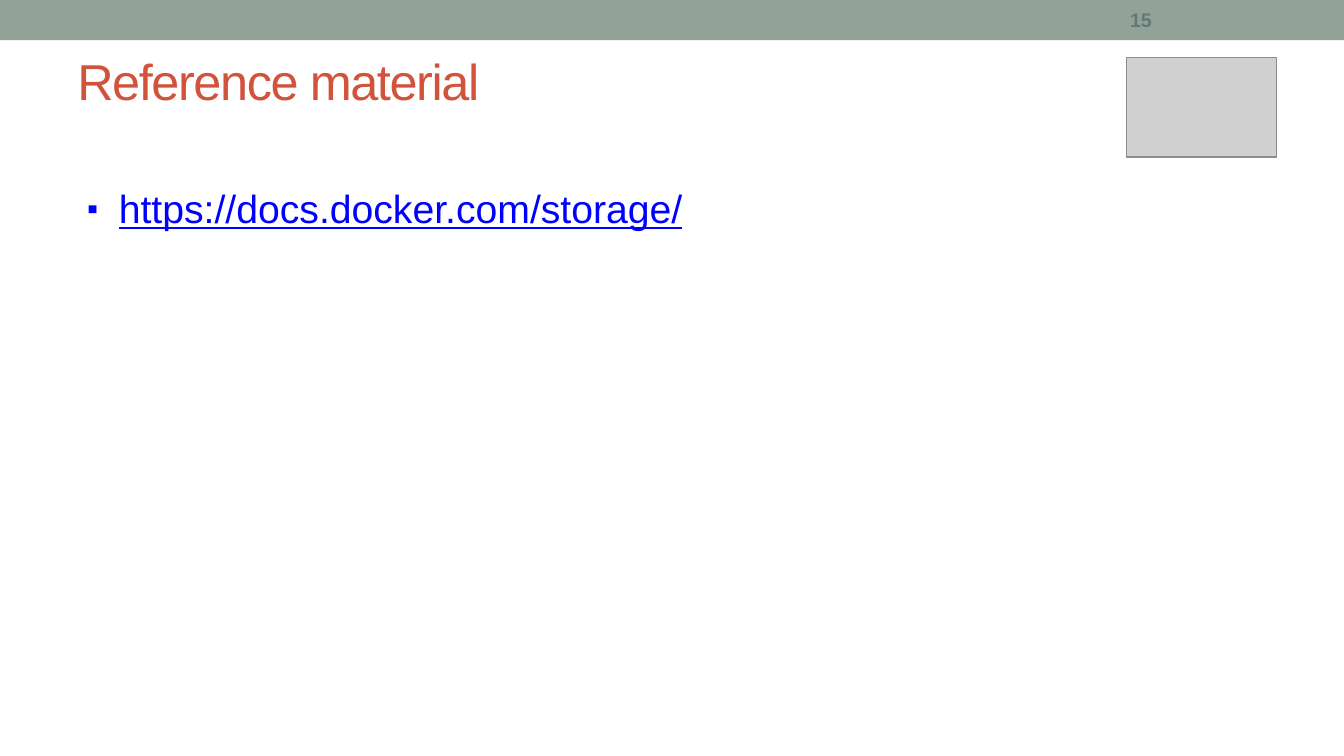
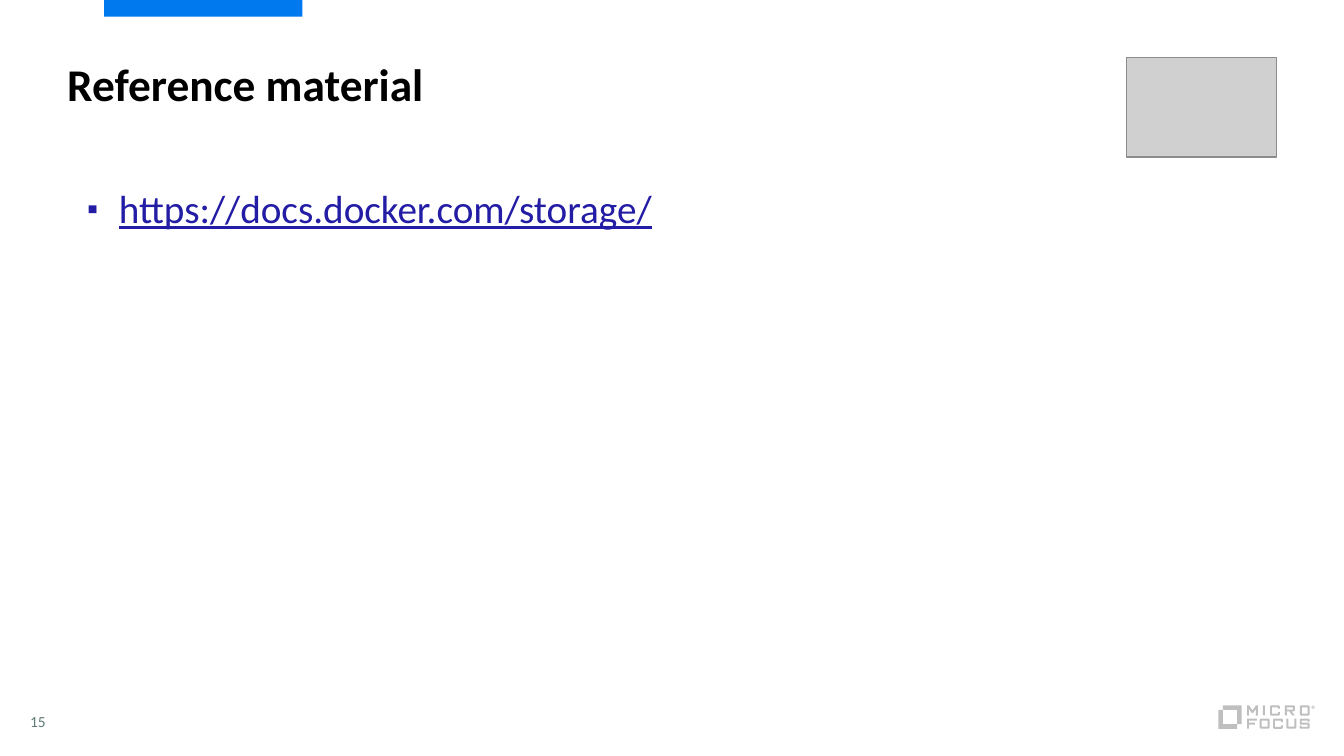
Before and after one commit to shrey-d/msrit-docker, a slide deck: slide 15 of Session_3/01_Docker_Storage.pptx. Drawn at 1344x756 pixels with LibreOffice and Linux fonts; fonts in the diff are those of the drawing; grey boxes stand for pictures. Boxes give left, top, right and bottom in pixels: in the first picture for what was removed or moved away, otherwise in the second. Text is boxed around its words. In the diff, an @@ line names an element or a change of style, - is before the commit and + after.

```diff
--- a/Session_3/01_Docker_Storage.pptx
+++ b/Session_3/01_Docker_Storage.pptx
@@ rectangle removed at [0,0,1344,40] @@
@@ rectangle added at [104,0,302,17], fill #0079EF @@
@@ title "Reference material" at [67,69,424,102]: size 36 to 32.4 pt, font Arial to Calibri, text colour #D2533C to #000000, letter spacing -1 to 0 pt, bold on; line spacing 1 to 0.9; vertical alignment middle to top @@
@@ text "https://docs.docker.com/storage/" at [119,195,652,230]: font Arial to Calibri, text colour #0000FF to #231CA5 @@
@@ page number: place and size @@
-page number at [1130,14,1152,27]
+page number at [30,717,46,727]
@@ page number at [30,717,46,727]: size 14 to 11 pt, font Arial to Calibri, bold off @@
@@ group added at [1219,706,1316,729]: 12 freeform shapes, 1 rectangle @@
```
Also in this commit, not shown: 14 other slides changed, 1 slide added, 1 slide removed, 2 other files.
